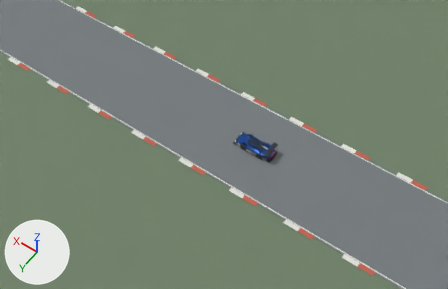
One commit to the Blender file src/assets/3d/kicklab-race-aegis/v1/aegis-original.blend: the scene before it, then after it.
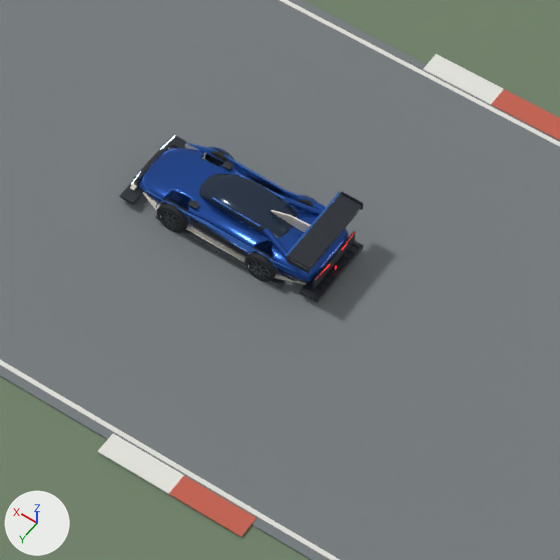
Each version is shown from a camera (50 mm lens) standing at (-25.7, 43.0, 64.7) and looking at (3.3, 2.4, 0.9), then close up on the part from 47% to 70% of the width and 37% to 73% of the height. The axes (+X, +Y, +Z) are drawn at lower left. The lights are the same throughout. The first two pictures are the older version.

Before the edit, the objects in view are built like this:
```python
me_aegis_continuous_unibody_mesh = bpy.data.meshes.new('aegis continuous unibody_mesh')
me_aegis_continuous_unibody_mesh.from_pydata(...)  # 6276 vertices, 5679 faces; spans x -2.89..2.81, y -1.21..1.21, z 0.14..1.62
# faces by material slot: [2430, 1200, 610, 1282, 79, 12, 66]
me_aegis_continuous_unibody_mesh.materials.append(mat_body___original_cobalt_lacquer)  # blue #2452a6
me_aegis_continuous_unibody_mesh.materials.append(mat_glass___smoked_blue)  # dark blue #243449
me_aegis_continuous_unibody_mesh.materials.append(mat_body___bright_cobalt_edge)  # blue #3c6fc0
me_aegis_continuous_unibody_mesh.materials.append(mat_aero___graphite_composite)  # dark grey #272c33
me_aegis_continuous_unibody_mesh.materials.append(mat_aero___original_warm_white)  # white #ebe7da
me_aegis_continuous_unibody_mesh.materials.append(mat_lights___original_ice_white)  # pale blue #e2f2ff, glowing pale blue #e2f2ff
me_aegis_continuous_unibody_mesh.materials.append(mat_lights___original_red_strip)  # red #ec1d24, glowing red #ec1d24
me_cube_027 = bpy.data.meshes.new('Cube.027')
me_cube_027.from_pydata(...)  # 8 vertices, 6 faces; spans x -140.0..140.0, y -90.0..90.0, z 0.0
me_cube_027.materials.append(mat_review_verge)  # greyish green #6f8169
me_cube_028 = bpy.data.meshes.new('Cube.028')
me_cube_028.from_pydata(...)  # 8 vertices, 6 faces; spans x -140.0..140.0, y -7.0..7.0, z 0.0
me_cube_028.materials.append(mat_review_asphalt)  # grey #767c7e
ob_asphalt = bpy.data.objects.new('asphalt', me_cube_028)
ob_asphalt.location = (70.0, 0.0, -0.04)
ob_body = bpy.data.objects.new('Body', me_aegis_continuous_unibody_mesh)
ob_body.parent = ob_vehicleroot
ob_body.location = (0.0, 0.0, 0.0)
ob_verge = bpy.data.objects.new('verge', me_cube_027)
ob_verge.location = (70.0, 0.0, -0.16)
# also in view: 'road edge 1' at (70.0, 6.7, 0.0); 'curb white -1 -4' at (-2.0, -7.1, 0.0); 'curb white 1 -4' at (-2.0, 7.1, 0.0); 'curb red -1 -4' at (-4.0, -7.1, 0.0); 'road edge -1' at (70.0, -6.7, 0.0)
```
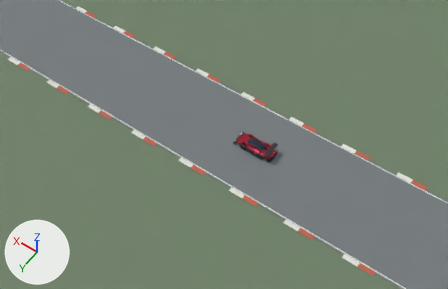
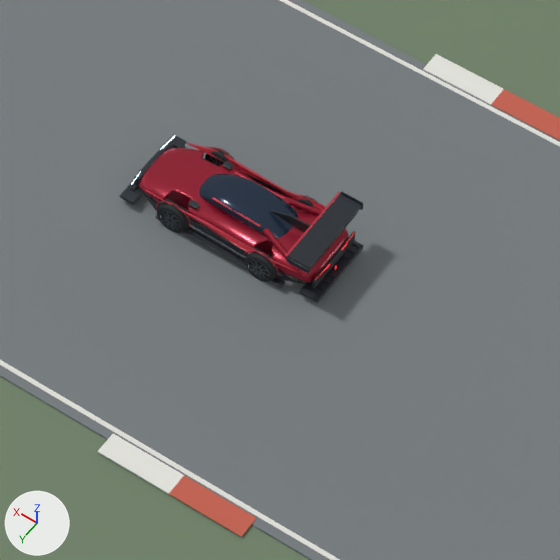
What changed in the scene script:
```text
Add mat_body___crimson_shoulder_highlight:
    mat_body___crimson_shoulder_highlight = principled_material('body · crimson shoulder highlight')
    mat_body___crimson_shoulder_highlight.base_color = (0.55, 0.038, 0.067)  # red #c43749
    mat_body___crimson_shoulder_highlight.metallic = 0.36
    mat_body___crimson_shoulder_highlight.roughness = 0.3
Add mat_body___deep_crimson_lacquer:
    mat_body___deep_crimson_lacquer = principled_material('body · deep crimson lacquer')
    mat_body___deep_crimson_lacquer.base_color = (0.34, 0.012, 0.034)  # red #9e1d34
    mat_body___deep_crimson_lacquer.metallic = 0.42
    mat_body___deep_crimson_lacquer.roughness = 0.27
Add mat_aero___black_carbon_surfaces:
    mat_aero___black_carbon_surfaces = principled_material('aero · black carbon surfaces')
    mat_aero___black_carbon_surfaces.base_color = (0.018, 0.022, 0.027)  # black #24292e
    mat_aero___black_carbon_surfaces.metallic = 0.18
    mat_aero___black_carbon_surfaces.roughness = 0.43
Change me_aegis_continuous_unibody_mesh:
    where me_aegis_continuous_unibody_mesh.from_pydata(...)  # 6276 vertices, 5679 faces; spans x -2.89..2.81, y -1.21..1.21, z 0.14..1.62
    used by ob_body; parent = ob_vehicleroot; location = (0.0, 0.0, 0.0)
    me_aegis_continuous_unibody_mesh part 1: all 2430 faces that had it switch from mat_body___original_cobalt_lacquer (blue #2452a6) to mat_body___deep_crimson_lacquer (red #9e1d34)
    me_aegis_continuous_unibody_mesh part 2: all 610 faces that had it switch from mat_body___bright_cobalt_edge (blue #3c6fc0) to mat_body___crimson_shoulder_highlight (red #c43749)
    me_aegis_continuous_unibody_mesh part 3: all 79 faces that had it switch from mat_aero___original_warm_white (white #ebe7da) to mat_aero___black_carbon_surfaces (black #24292e)
```

Location of each change, [x1, y1, x2, y2] in pixels of the close-ups (560 x 560 px):
part 1 of me_aegis_continuous_unibody_mesh, recoloured (blue to red)
    both: [139, 148, 349, 283]
part 2 of me_aegis_continuous_unibody_mesh, recoloured
    both: [145, 143, 340, 276]
part 3 of me_aegis_continuous_unibody_mesh, recoloured
    both: [130, 148, 310, 284]
